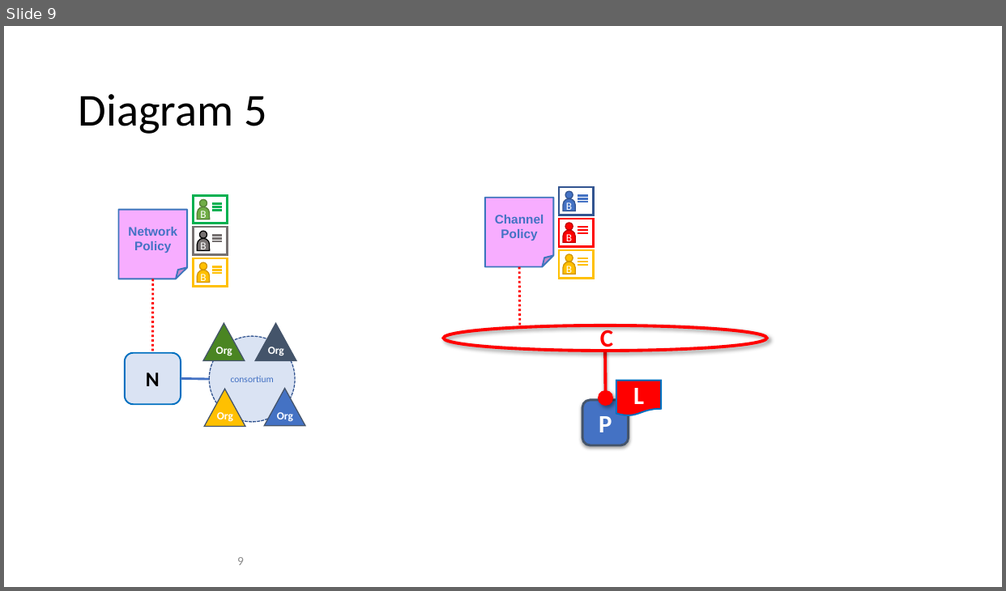
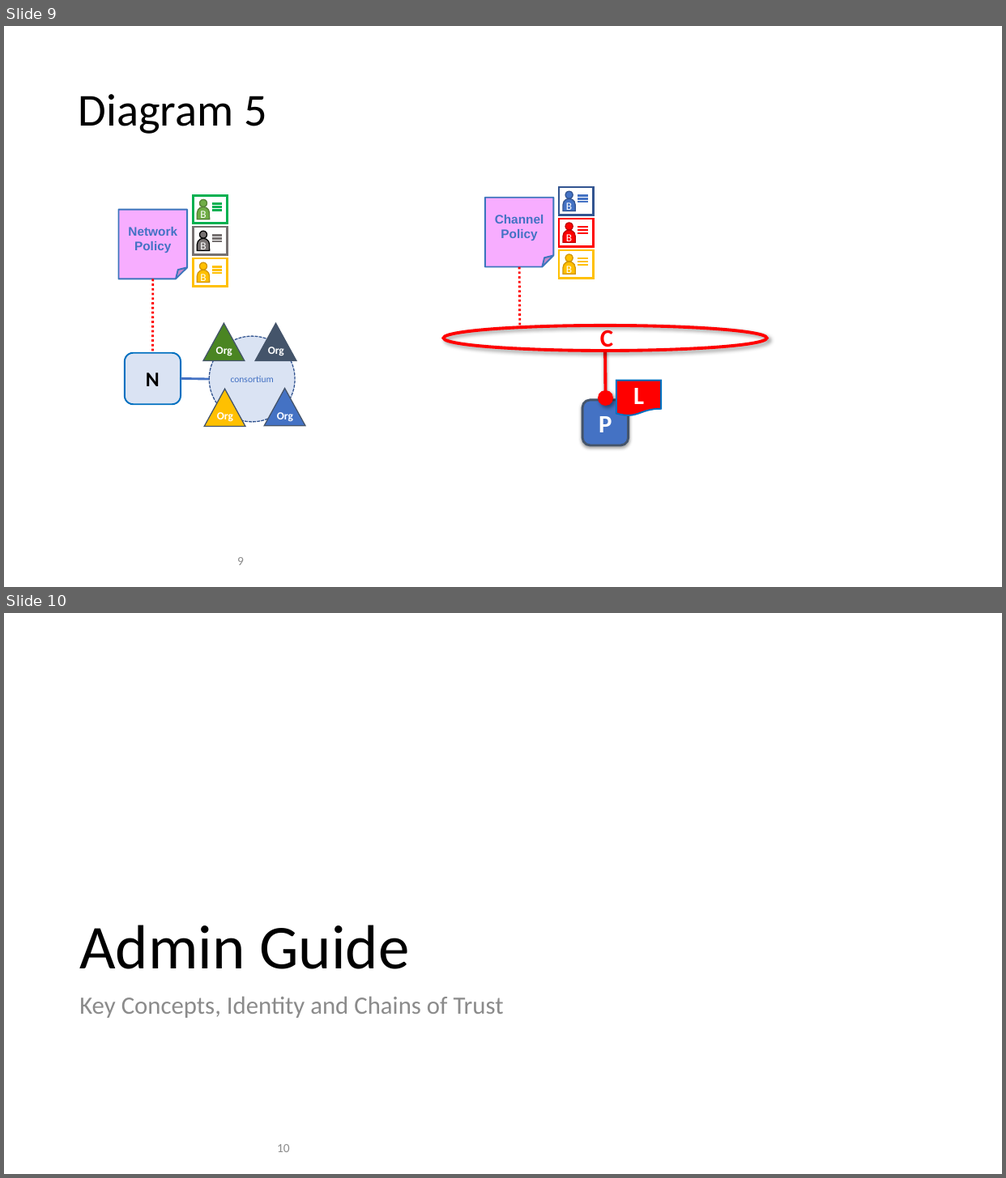
Before and after one commit to FabricTOC/FabricTOC, a slide deck: docs/OtherSourceMaterial/Diagrams.pptx. Shown one above the other, each under a label of ours: slide 9 before the commit, slides 9 and 10 after it. The pictures are 1006x591 and 1006x1178 pixels, drawn with LibreOffice and Linux fonts; fonts in the diff are those of the drawing. Boxes give left, top, right and bottom in pixels: in the first picture for what was removed or moved away, otherwise in the second. Text is boxed around its words. In the diff, an @@ line names an element or a change of style, - is before the commit and + after.

Commit message:
Chain of Trust concept

```diff
--- a/docs/OtherSourceMaterial/Diagrams.pptx
+++ b/docs/OtherSourceMaterial/Diagrams.pptx
@@ slide 10 added at bbox=[4, 613, 1002, 1174], background #FFFFFF @@
@@ title added at bbox=[79, 925, 409, 969], 60 pt, text #000000 @@
+Admin Guide
@@ text added at bbox=[79, 996, 504, 1018], 24 pt, text #8C8C8C @@
+Key Concepts, Identity and Chains of Trust
@@ page number added at bbox=[277, 1144, 290, 1152], 12 pt, text #8C8C8C @@
+10
```
Also in this commit, not shown: 3 slides changed, 3 other files.
